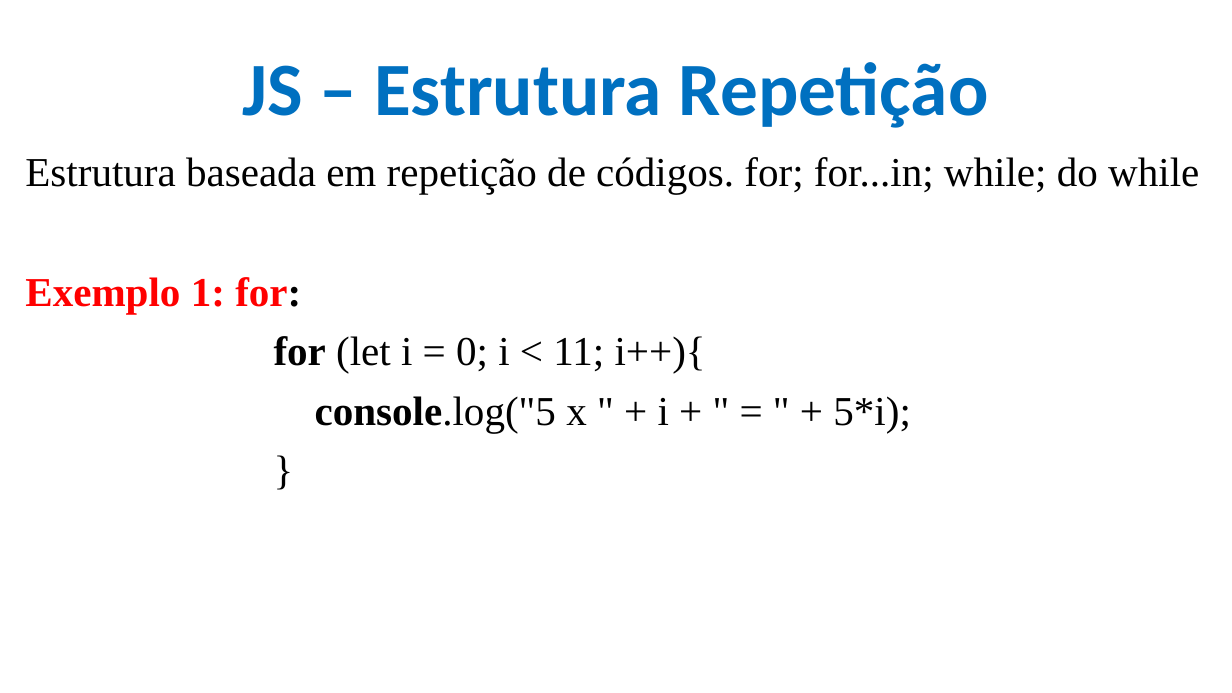
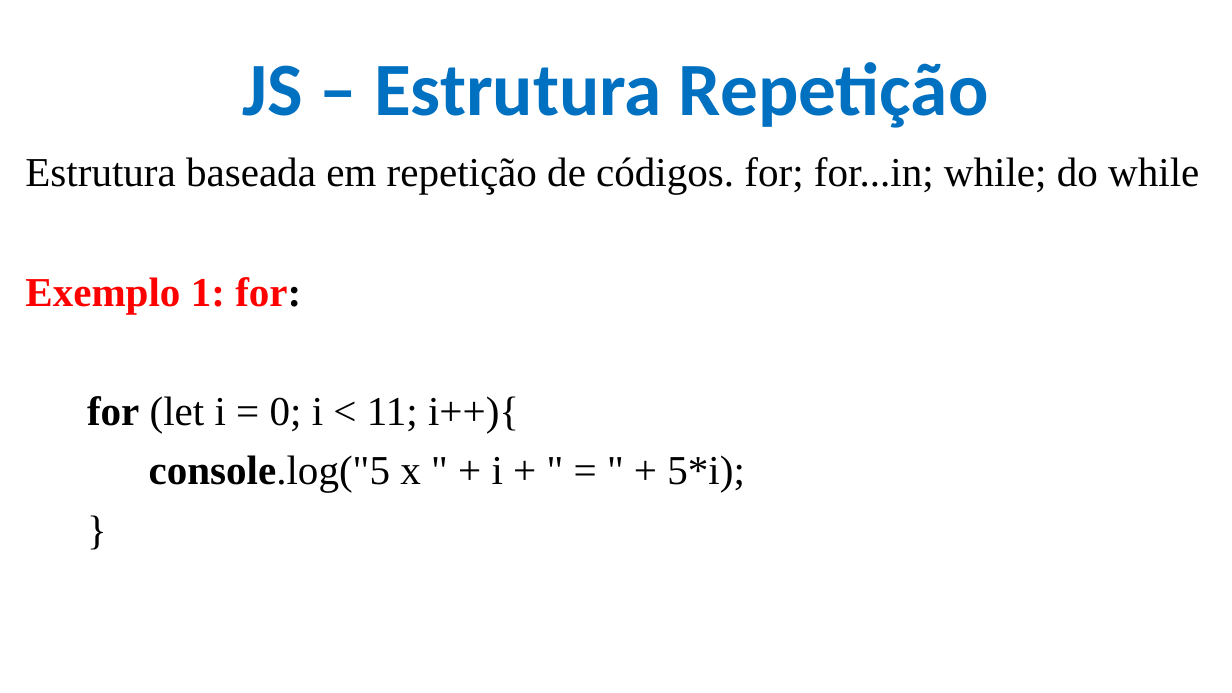
Before and after one commit to CloudEducationBrazil/WydenDesenvolvimentoWebPHP, a slide deck: slide 25 of 01 Classes/Aula 09 Desenvolvimento Web PHP - JS.pptx (slide 24 before the commit). Drawn at 1232x693 pixels with LibreOffice and Linux fonts; fonts in the diff are those of the drawing; background and template pictures are left out. Boxes give left, top, right and bottom in pixels: in the first picture for what was removed or moved away, otherwise in the second. Text is boxed around its words. In the diff, an @@ line names an element or a change of style, - is before the commit and + after.

```diff
--- a/01 Classes/Aula 09 Desenvolvimento Web PHP - JS.pptx
+++ b/01 Classes/Aula 09 Desenvolvimento Web PHP - JS.pptx
@@ text at (x1=87, y1=396, x2=745, y2=492): list level 5 to 1 in "for (let i = 0; ..."; list level 5 to 1 in "console.log("5 x " + i ..."; list level 5 to 1 in "}" @@
```
Also in this commit, not shown: 6 other slides changed, 6 slides added.
